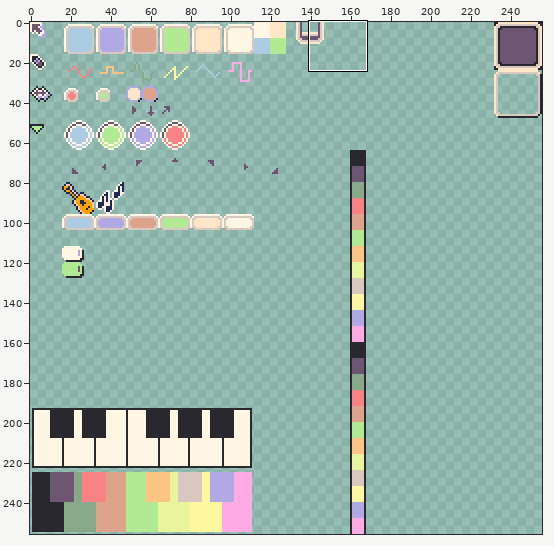
Two states of a pixel-art file, tiny-cli/sfx-spritesheet.aseprite. Above, an overview of the earlier version with the close-up marked.
Close-up. Before the edit:
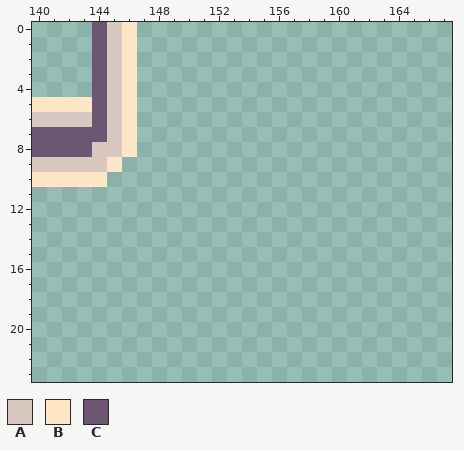
256x256 pixels, 1 frame. Shown: x 140..167, y 0..23.
Palette (. is transparent): A #d9c8bf  B #ffe6c6  C #6c5671
Pixels before, first column x 140:
 0 ....CAB
 1 ....CAB
 2 ....CAB
 3 ....CAB
 4 ....CAB
 5 BBBBCAB
 6 AAAACAB
 7 CCCCCAB
 8 CCCCAAB
 9 AAAAAB.
10 BBBBB..
The same view after the edit:
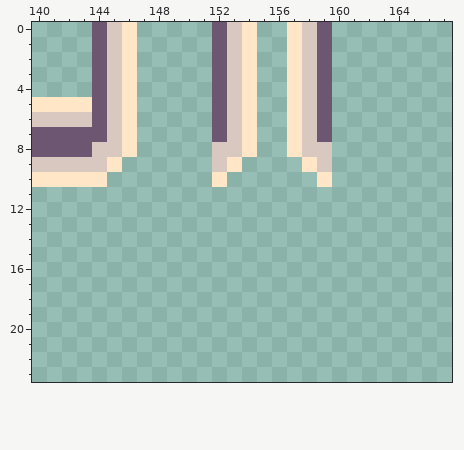
The commit says: Increase max BPM and fix max beat in the SFX Editor
From old to new:
y 0..7: x 152..154 ... -> CAB; x 157..159 ... -> BAC
y 8: x 152..154 ... -> AAB; x 157..159 ... -> BAA
y 9: x 152..153 .. -> AB; x 158..159 .. -> BA
y 10: x 152 . -> B; x 159 . -> B
